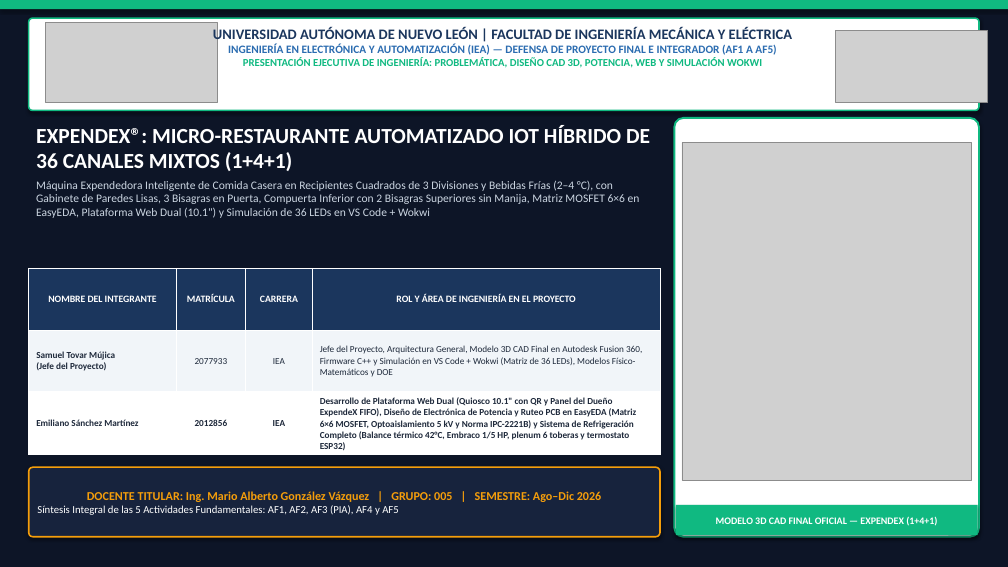
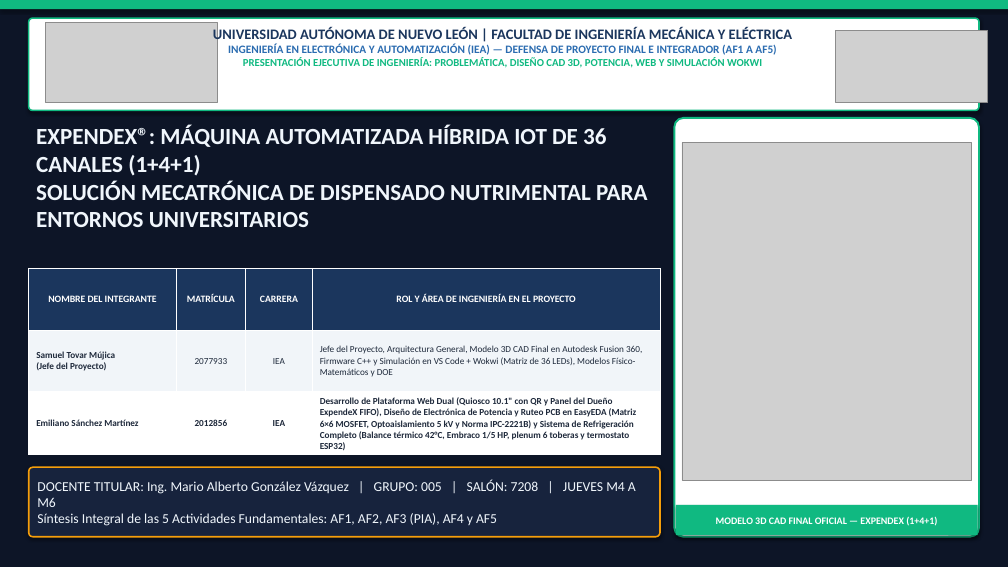
Before and after one commit to Anubys6/ExpendeX-Smart-Vending-FIME, a slide deck: slide 1 of 01_DOCUMENTOS_ACADEMICOS_FIME/Presentacion_Final_Proyecto_Expendex_FIME.pptx. Drawn at 1008x567 pixels with LibreOffice and Linux fonts; fonts in the diff are those of the drawing; grey boxes stand for pictures. Boxes give left, top, right and bottom in pixels: in the first picture for what was removed or moved away, otherwise in the second. Text is boxed around its words. In the diff, an @@ line names an element or a change of style, - is before the commit and + after.

```diff
--- a/01_DOCUMENTOS_ACADEMICOS_FIME/Presentacion_Final_Proyecto_Expendex_FIME.pptx
+++ b/01_DOCUMENTOS_ACADEMICOS_FIME/Presentacion_Final_Proyecto_Expendex_FIME.pptx
@@ text at (36,125,648,227): text changed; size 11 to 22 pt; text colour #CBD5E1 to #F0F6FC; bold on @@
-EXPENDEX®: MICRO-RESTAURANTE AUTOMATIZADO IOT HÍBRIDO DE 36 CANALES MIXTOS (1+4+1)
-Máquina Expendedora Inteligente de Comida Casera en Recipientes Cuadrados de 3 Divisiones y Bebidas Frías (2–4 °C), con Gabinete de Paredes Lisas, 3 Bisagras en Puerta, Compuerta Inferior con 2 Bisagras Superiores sin Manija, Matriz MOSFET 6×6 en EasyEDA, Plataforma Web Dual (10.1") y Simulación de 36 LEDs en VS Code + Wokwi
+EXPENDEX®: MÁQUINA AUTOMATIZADA HÍBRIDA IOT DE 36 CANALES (1+4+1)
+SOLUCIÓN MECATRÓNICA DE DISPENSADO NUTRIMENTAL PARA ENTORNOS UNIVERSITARIOS
@@ text in rounded rectangle at (37,479,636,507): text changed; size 11.5 to 13 pt; text colour #F59E0B to #F0F6FC; bold off @@
-DOCENTE TITULAR: Ing. Mario Alberto González Vázquez | GRUPO: 005 | SEMESTRE: Ago–Dic 2026
+DOCENTE TITULAR: Ing. Mario Alberto González Vázquez | GRUPO: 005 | SALÓN: 7208 | JUEVES M4 A M6
@@ text in rounded rectangle at (37,513,497,526): size 10.2 to 13 pt, text colour #FFFFFF to #F0F6FC in "Síntesis Integral de las 5 Actividades Fundamentales: ..." @@
```
Also in this commit, not shown: 2 other slides changed, 15 other files.
